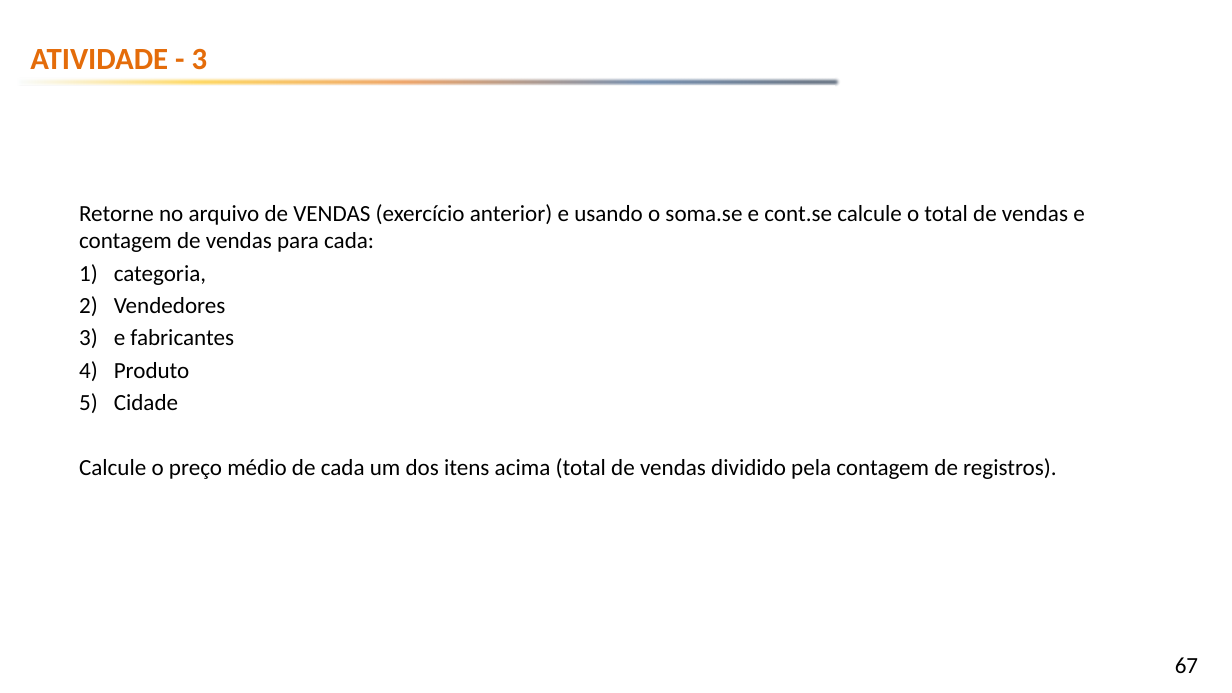
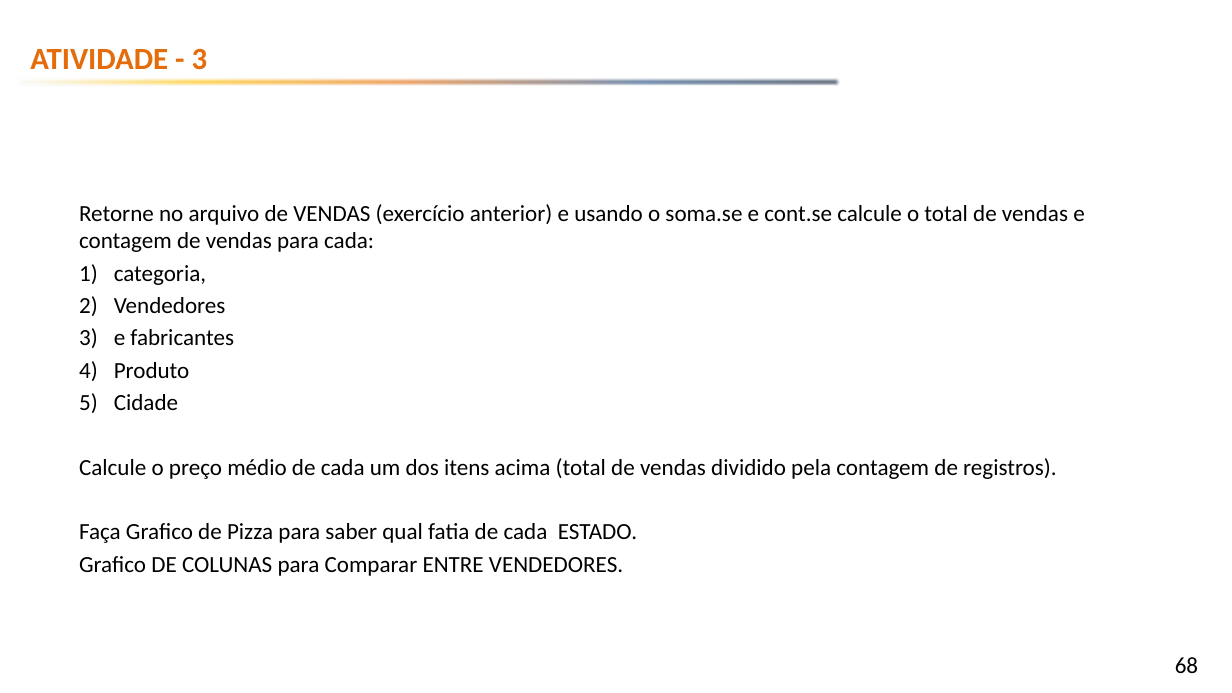
Before and after one commit to emerson-fenrir/Excel_Basico, a slide deck: slide 68 of Professor/Aula3.pptx (slide 67 before the commit). Drawn at 1232x693 pixels with LibreOffice and Linux fonts; fonts in the diff are those of the drawing; background and template pictures are left out. Boxes give left, top, right and bottom in pixels: in the first picture for what was removed or moved away, otherwise in the second. Text is boxed around its words. In the diff, an @@ line names an element or a change of style, - is before the commit and + after.

```diff
--- a/Professor/Aula3.pptx
+++ b/Professor/Aula3.pptx
@@ text at <box>79,523,637,576</box>: paragraphs added @@
+Faça Grafico de Pizza para saber qual fatia de cada ESTADO.
+Grafico DE COLUNAS para Comparar ENTRE VENDEDORES.
@@ page number at <box>1175,657,1198,673</box>: text changed @@
-67
+68
```
Also in this commit, not shown: 2 other slides changed, 1 slide added, 11 other files.
